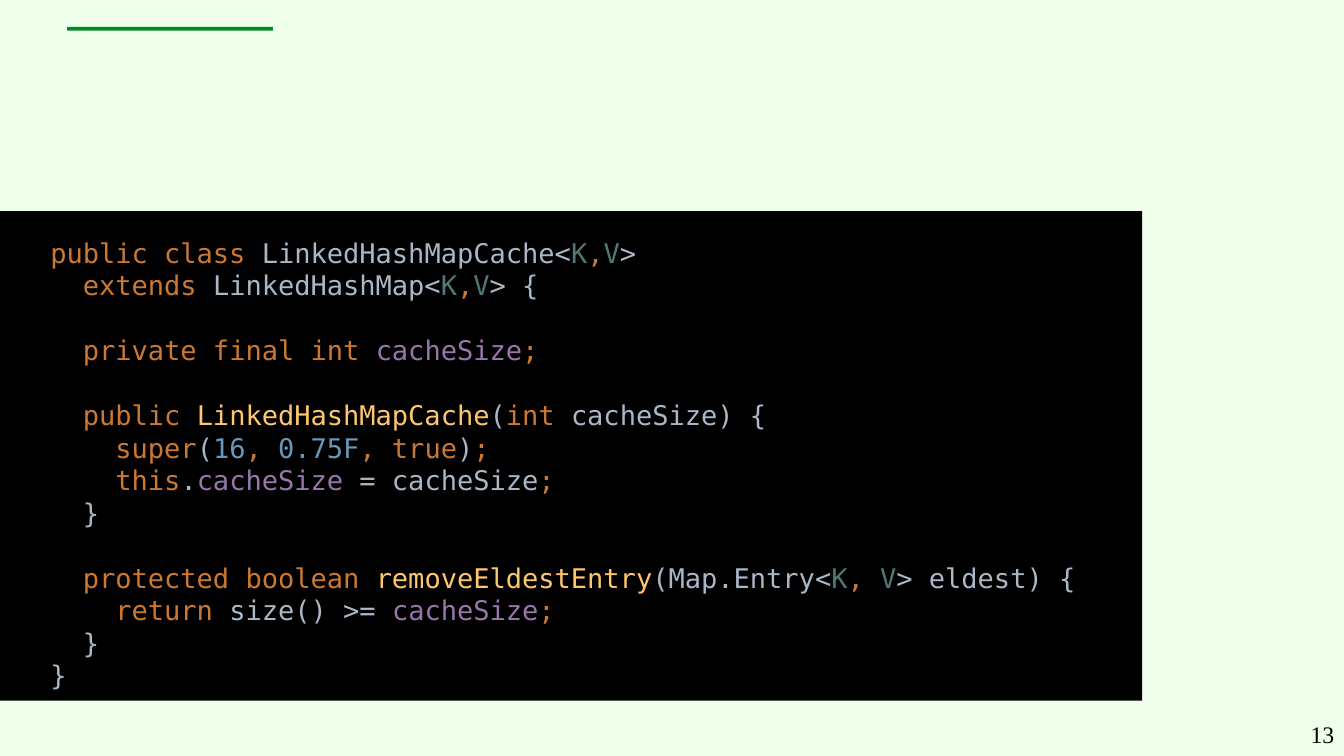
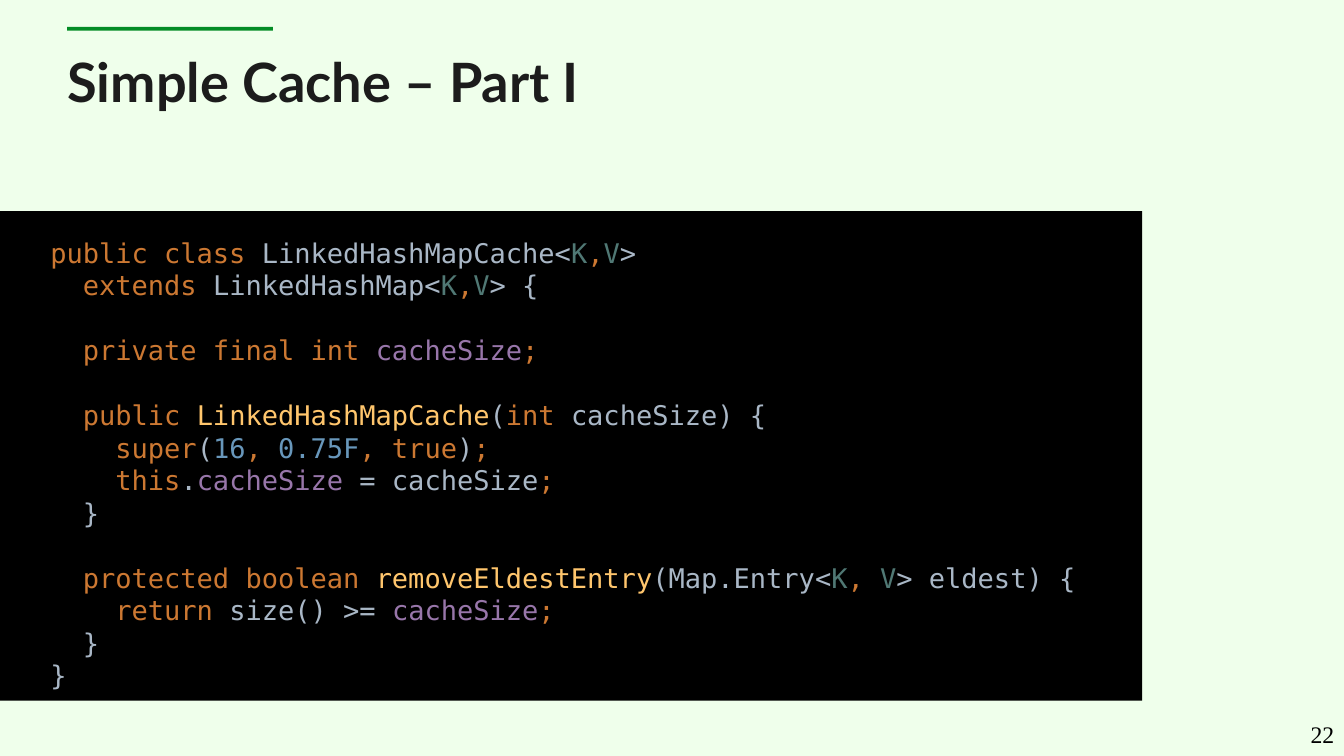
Before and after one commit to cruftex/talk-java-in-process-caching-performance-progress-pitfalls, a slide deck: slide 22 of slides-new.odp (slide 13 before the commit). Drawn at 1344x756 pixels with LibreOffice and Linux fonts; fonts in the diff are those of the drawing. Boxes give left, top, right and bottom in pixels: in the first picture for what was removed or moved away, otherwise in the second. Text is boxed around its words. In the diff, an @@ line names an element or a change of style, - is before the commit and + after.

```diff
--- a/slides-new.odp
+++ b/slides-new.odp
@@ title added at bbox=[67, 61, 579, 111], 32 pt, text #1C1C1C, bold @@
+Simple Cache – Part I
@@ page number at bbox=[1311, 727, 1335, 743]: text changed @@
-13
+22
```
Also in this commit, not shown: 10 other slides changed, 8 slides added, 1 slide removed.
